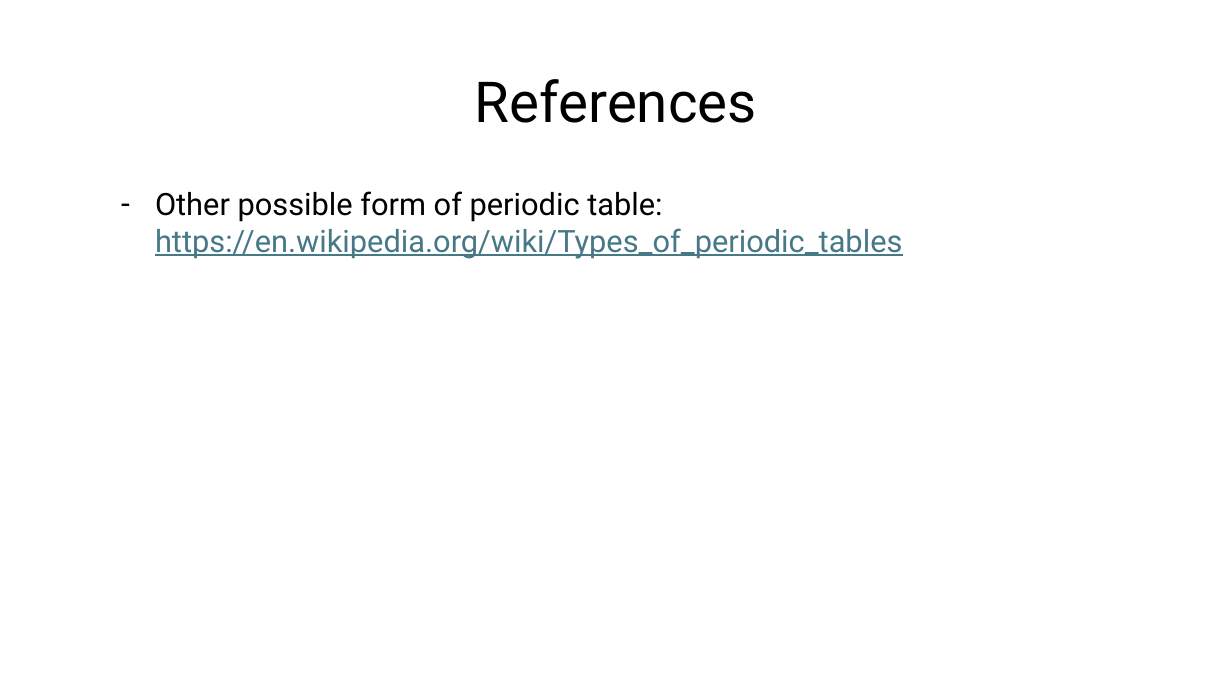
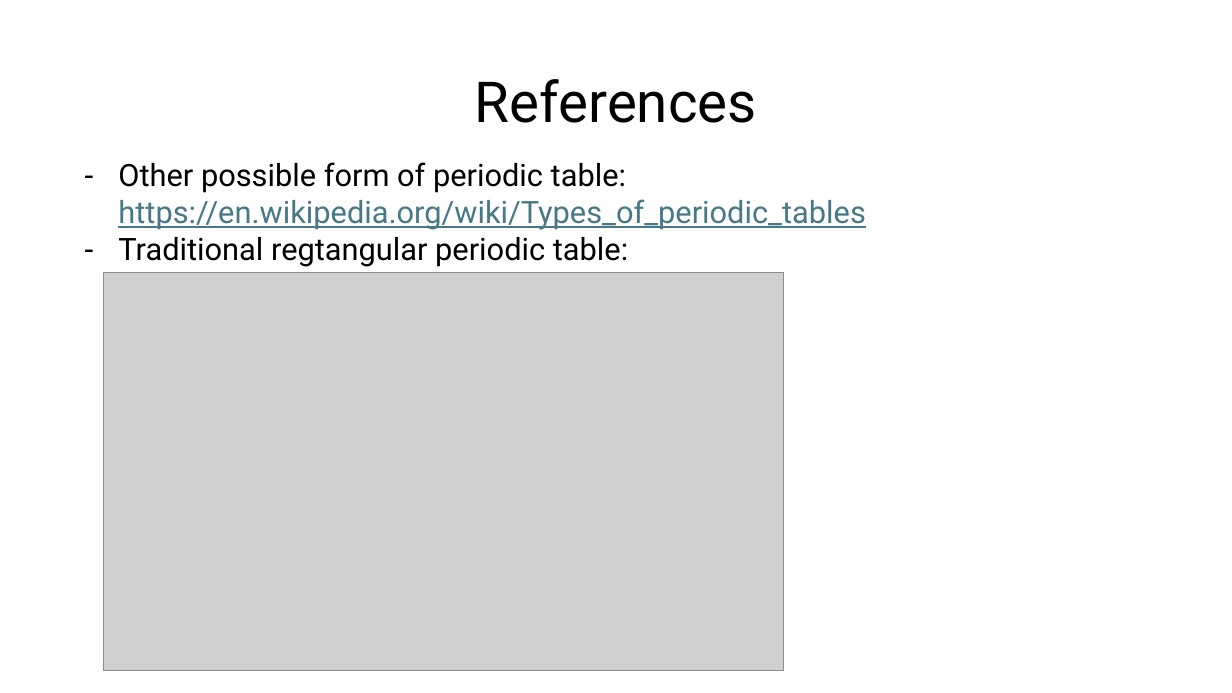
Before and after one commit to lanstonchu/hexaframe-periodic-table, a slide deck: slide 5 of HexaFrame Periodic Table.pptx. Drawn at 1232x693 pixels with LibreOffice and Linux fonts; fonts in the diff are those of the drawing; grey boxes stand for pictures. Boxes give left, top, right and bottom in pixels: in the first picture for what was removed or moved away, otherwise in the second. Text is boxed around its words. In the diff, an @@ line names an element or a change of style, - is before the commit and + after.

```diff
--- a/HexaFrame Periodic Table.pptx
+++ b/HexaFrame Periodic Table.pptx
@@ text "Other possible form of periodic ...": place and size @@
-text "Other possible form of periodic ..." at bbox=[155, 191, 902, 259]
+text "Other possible form of periodic ..." at bbox=[118, 162, 865, 267]
@@ text at bbox=[118, 237, 628, 267]: paragraph added @@
+– Traditional regtangular periodic table:
@@ picture added at bbox=[104, 273, 784, 670] @@
```
Also in this commit, not shown: 2 other slides changed.
